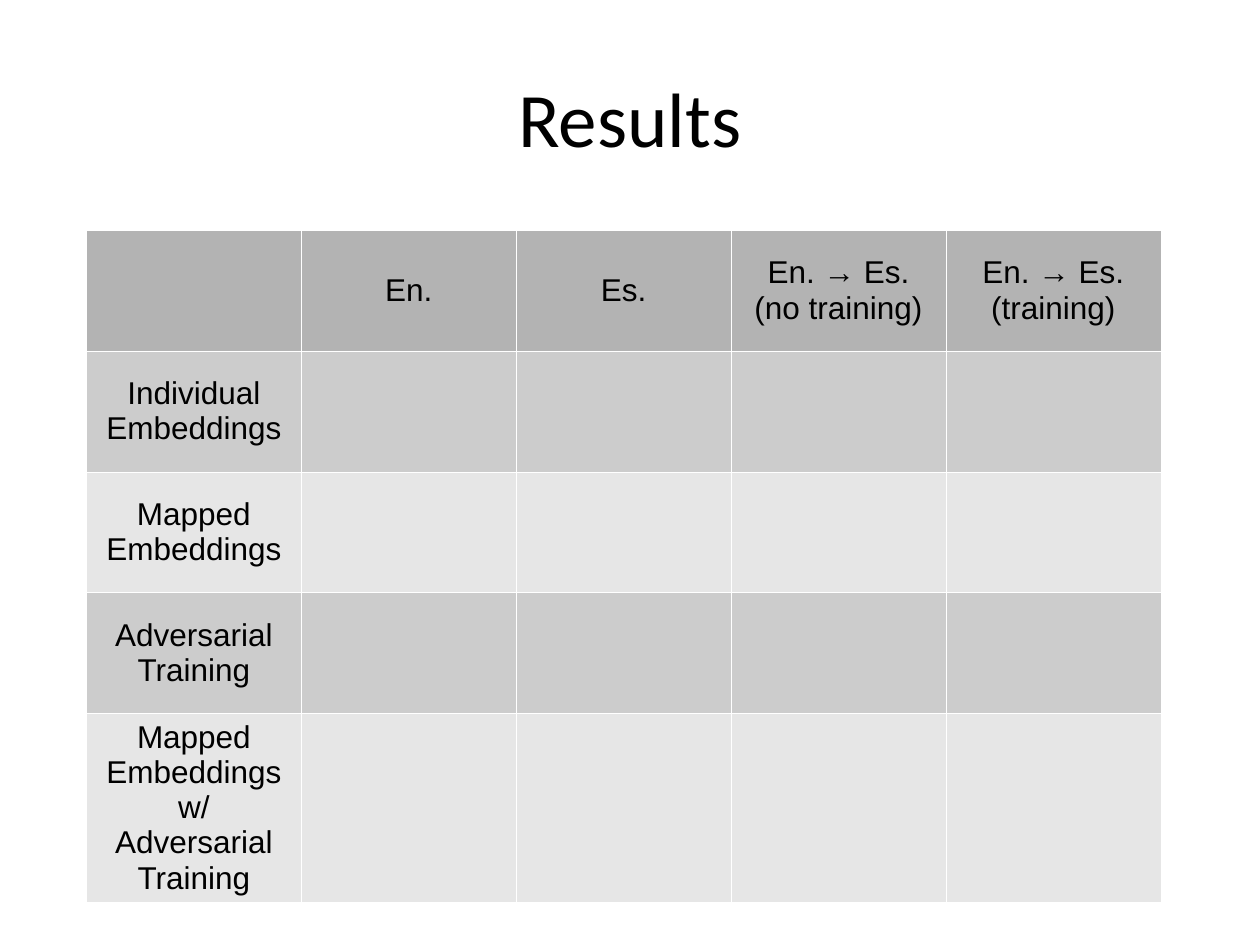
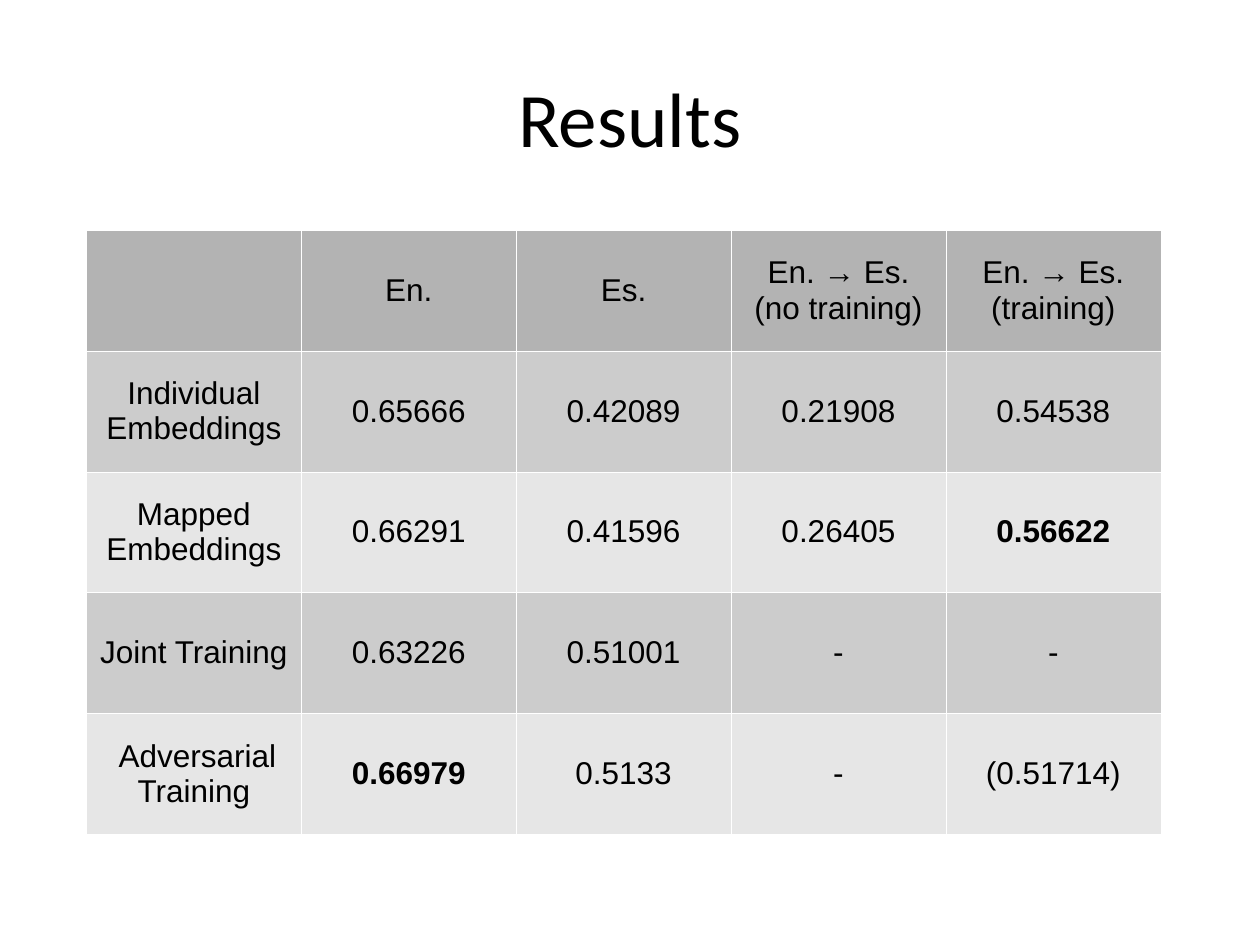
Before and after one commit to Mithrillion/BiQA, a slide deck: slide 21 of ideas/peter_final_seminar.odp (slide 12 before the commit). Drawn at 1260x945 pixels with LibreOffice and Linux fonts; fonts in the diff are those of the drawing; background and template pictures are left out. Boxes give left, top, right and bottom in pixels: in the first picture for what was removed or moved away, otherwise in the second. Text is boxed around its words. In the diff, an @@ line names an element or a change of style, - is before the commit and + after.

```diff
--- a/ideas/peter_final_seminar.odp
+++ b/ideas/peter_final_seminar.odp
@@ table at box(87, 231, 1164, 834) @@
-row 2: Individual / Embeddings |  |  |  | 
+row 2: Individual / Embeddings | 0.65666 | 0.42089 | 0.21908 | 0.54538
-row 3: Mapped / Embeddings |  |  |  | 
+row 3: Mapped / Embeddings | 0.66291 | 0.41596 | 0.26405 | 0.56622
-row 4: Adversarial Training |  |  |  | 
+row 4: Joint Training | 0.63226 | 0.51001 | - | -
-row 5: Mapped Embeddings w/ Adversarial Training |  |  |  | 
+row 5: Adversarial Training | 0.66979 | 0.5133 | - | (0.51714)
```
Also in this commit, not shown: 6 other slides changed, 14 slides added, 3 slides removed, 22 other files.
